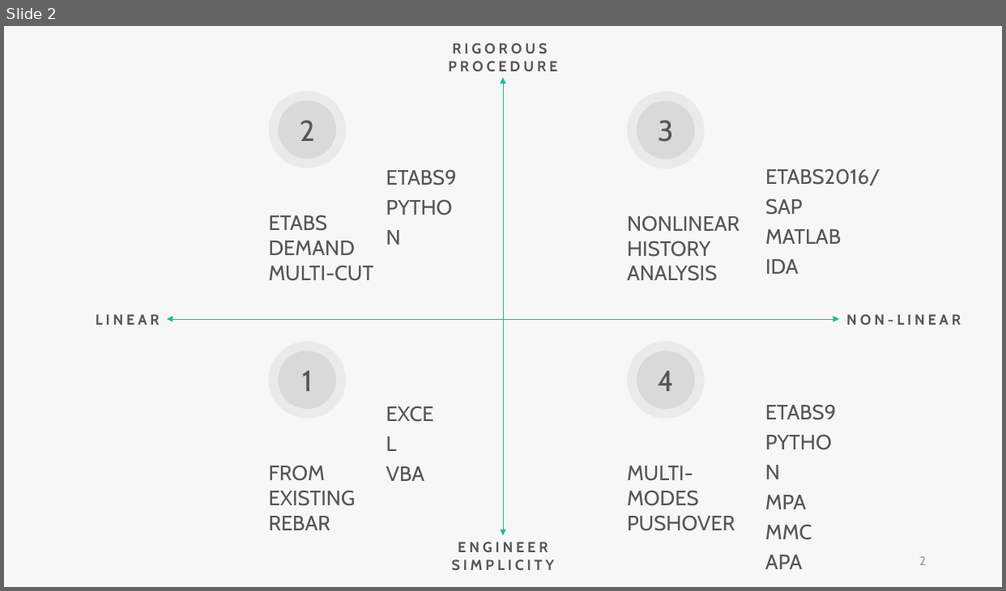
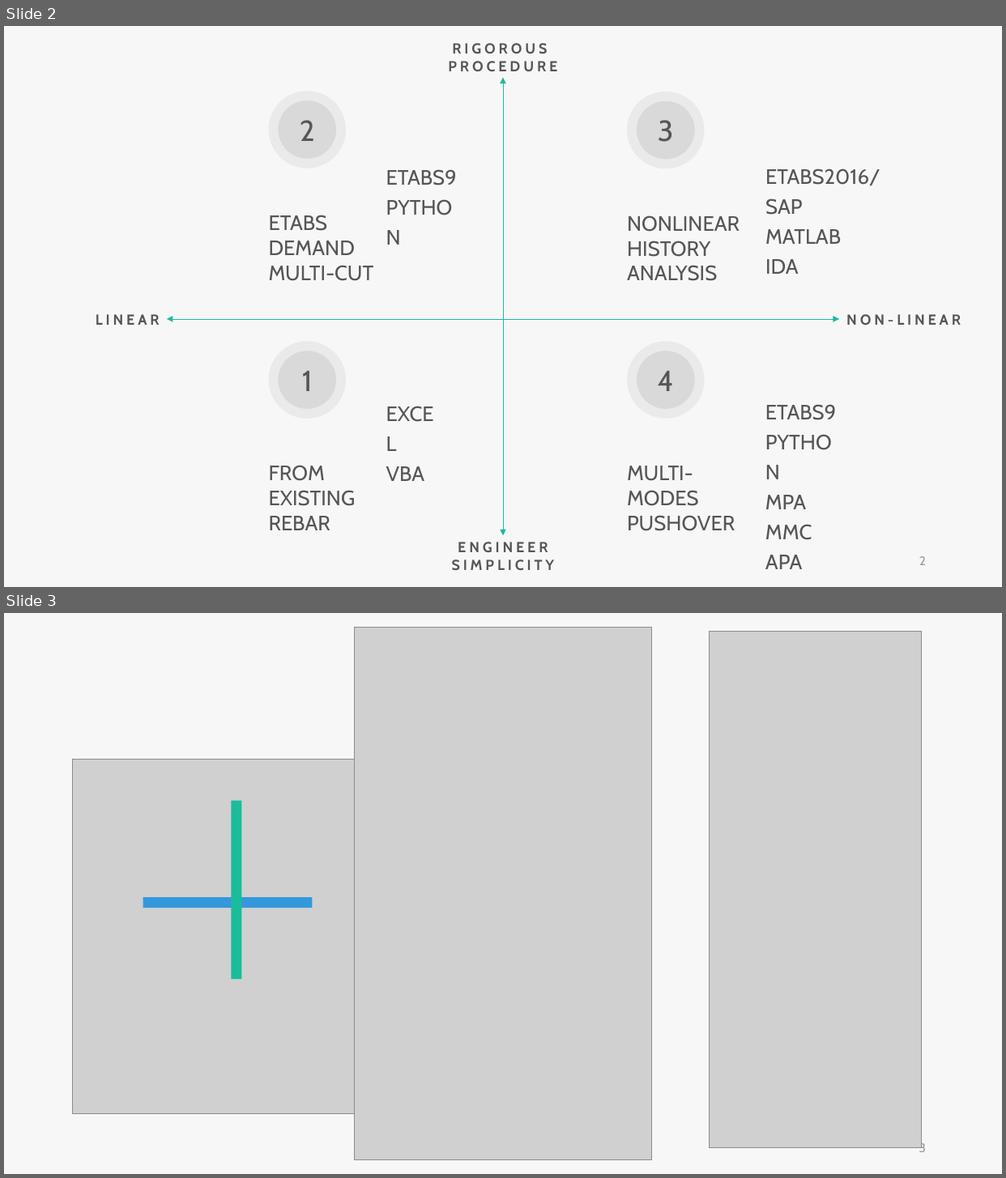
Before and after one commit to skyran1278/VbaProject, a slide deck: 20180126_SmartCut/20181025_Meeting/presentation/20181025 Meeting.pptx. Shown one above the other, each under a label of ours: slide 2 before the commit, slides 2 and 3 after it. The pictures are 1006x591 and 1006x1178 pixels, drawn with LibreOffice and Linux fonts; fonts in the diff are those of the drawing; grey boxes stand for pictures. Boxes give left, top, right and bottom in pixels: in the first picture for what was removed or moved away, otherwise in the second. Text is boxed around its words. In the diff, an @@ line names an element or a change of style, - is before the commit and + after.

```diff
--- a/20180126_SmartCut/20181025_Meeting/presentation/20181025 Meeting.pptx
+++ b/20180126_SmartCut/20181025_Meeting/presentation/20181025 Meeting.pptx
@@ slide 3 added at box(4, 613, 1002, 1174), background #F7F7F7 @@
@@ picture added at box(355, 628, 652, 1161) @@
@@ picture added at box(710, 631, 922, 1148) @@
@@ picture added at box(73, 759, 503, 1114) @@
@@ rectangle added at box(232, 801, 242, 980), fill #1ABC9C @@
@@ rectangle added at box(143, 897, 313, 908), fill #3498DB @@
@@ page number added at box(919, 1142, 926, 1152), 12 pt, text #9A9A9A @@
+3
```
Also in this commit, not shown: 3 slides changed, 4 other slides added, 9 other files.
